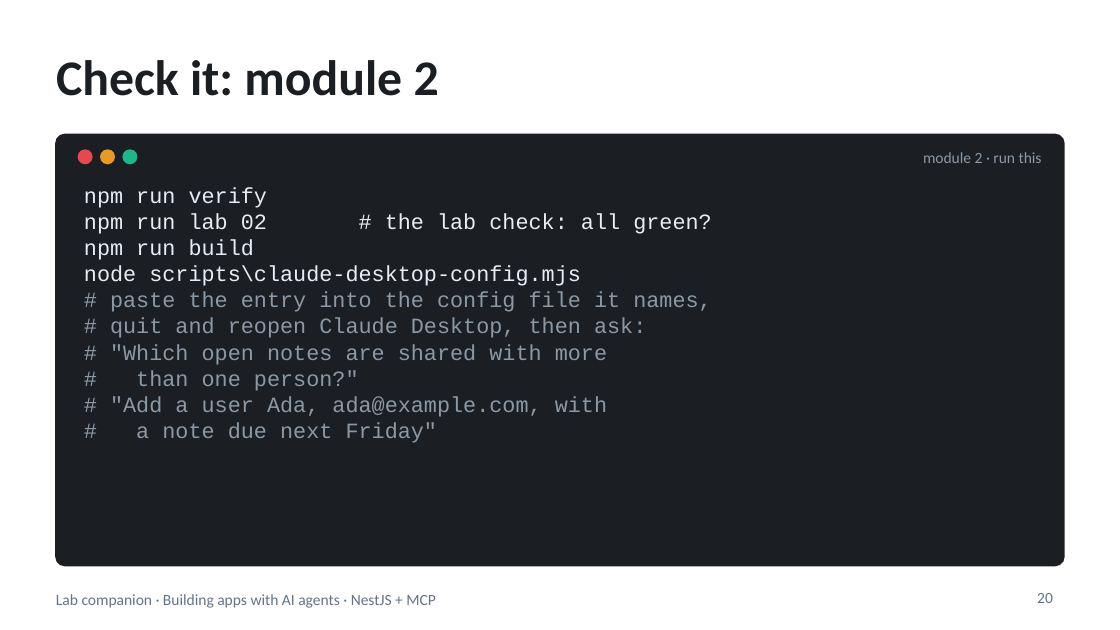
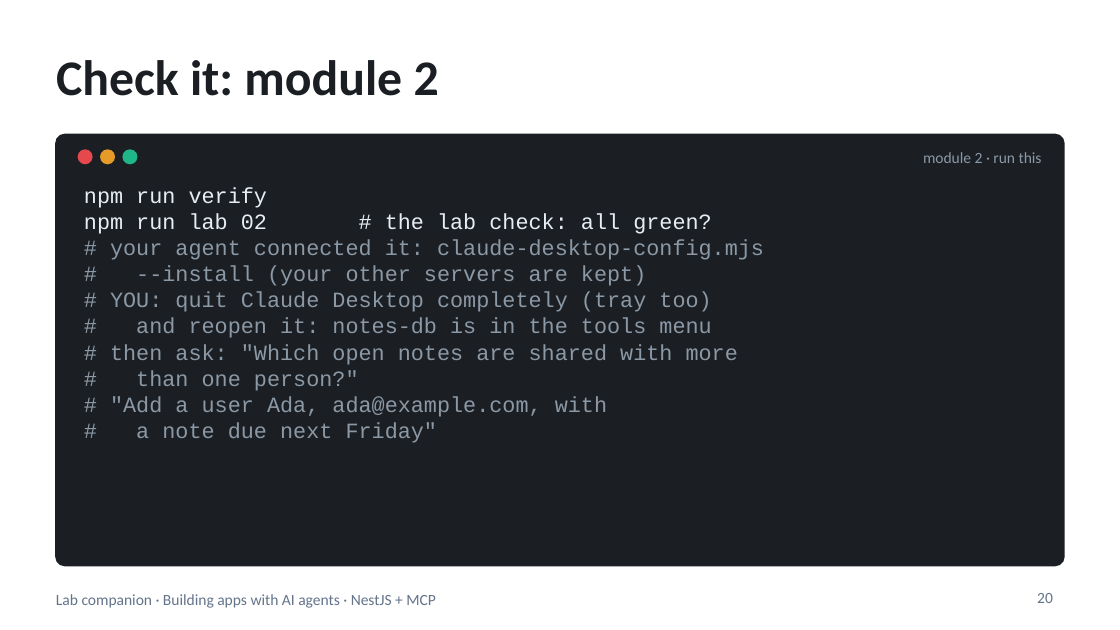
Before and after one commit to blazaga/ai-training-modules, a slide deck: slide 20 of docs/ai-agent-training/slides/lab-companion.pptx. Drawn at 1120x630 pixels with LibreOffice and Linux fonts; fonts in the diff are those of the drawing. Boxes give left, top, right and bottom in pixels: in the first picture for what was removed or moved away, otherwise in the second. Text is boxed around its words. In the diff, an @@ line names an element or a change of style, - is before the commit and + after.

```diff
--- a/docs/ai-agent-training/slides/lab-companion.pptx
+++ b/docs/ai-agent-training/slides/lab-companion.pptx
@@ text at [110, 239, 764, 365]: text changed @@
-npm run build
-node scripts\claude-desktop-config.mjs
-# paste the entry into the config file it names,
-# quit and reopen Claude Desktop, then ask:
-# "Which open notes are shared with more
+# your agent connected it: claude-desktop-config.mjs
+# --install (your other servers are kept)
+# YOU: quit Claude Desktop completely (tray too)
+# and reopen it: notes-db is in the tools menu
+# then ask: "Which open notes are shared with more
```
Also in this commit, not shown: 1 other slide changed, 9 other files.
